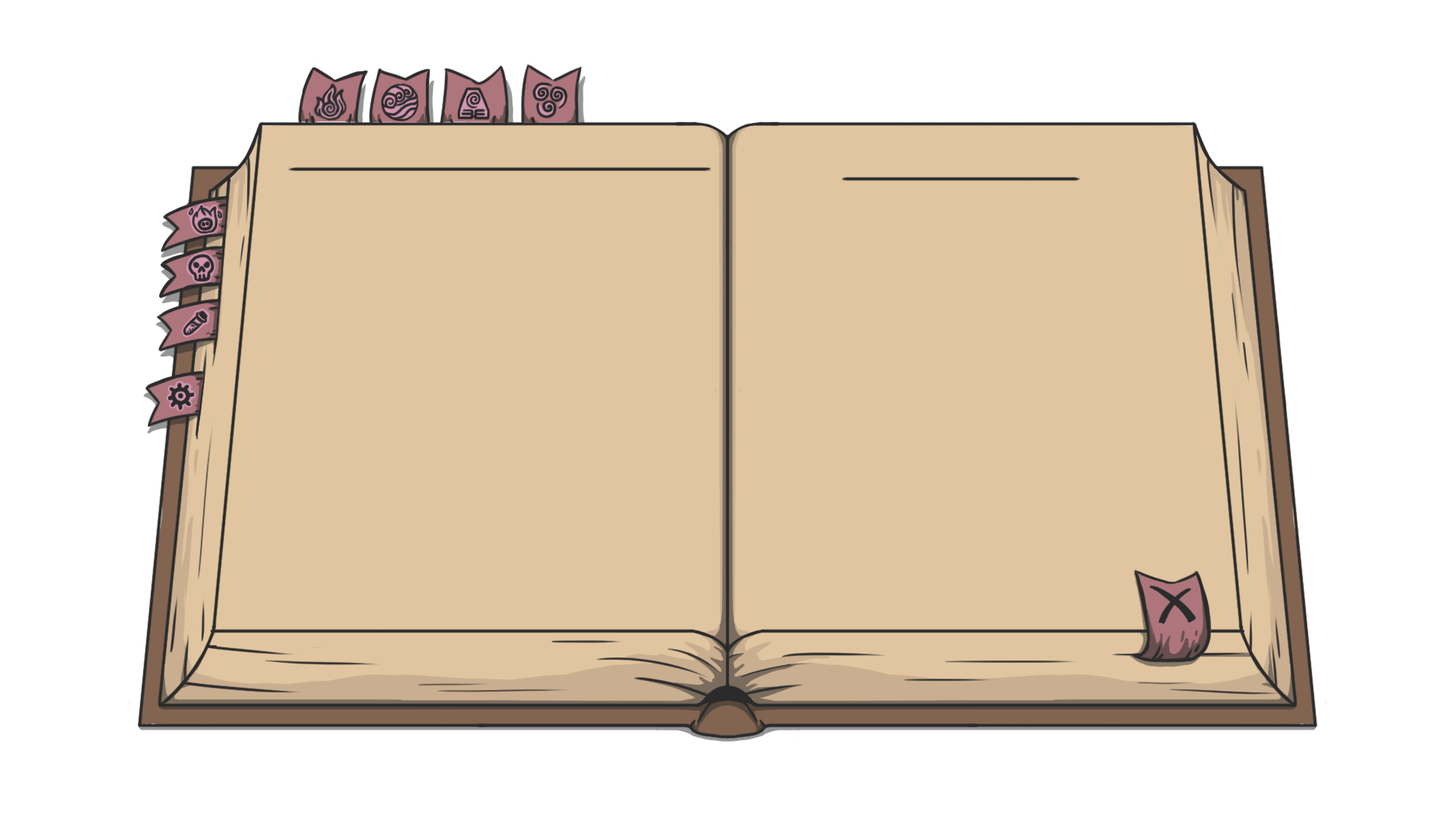
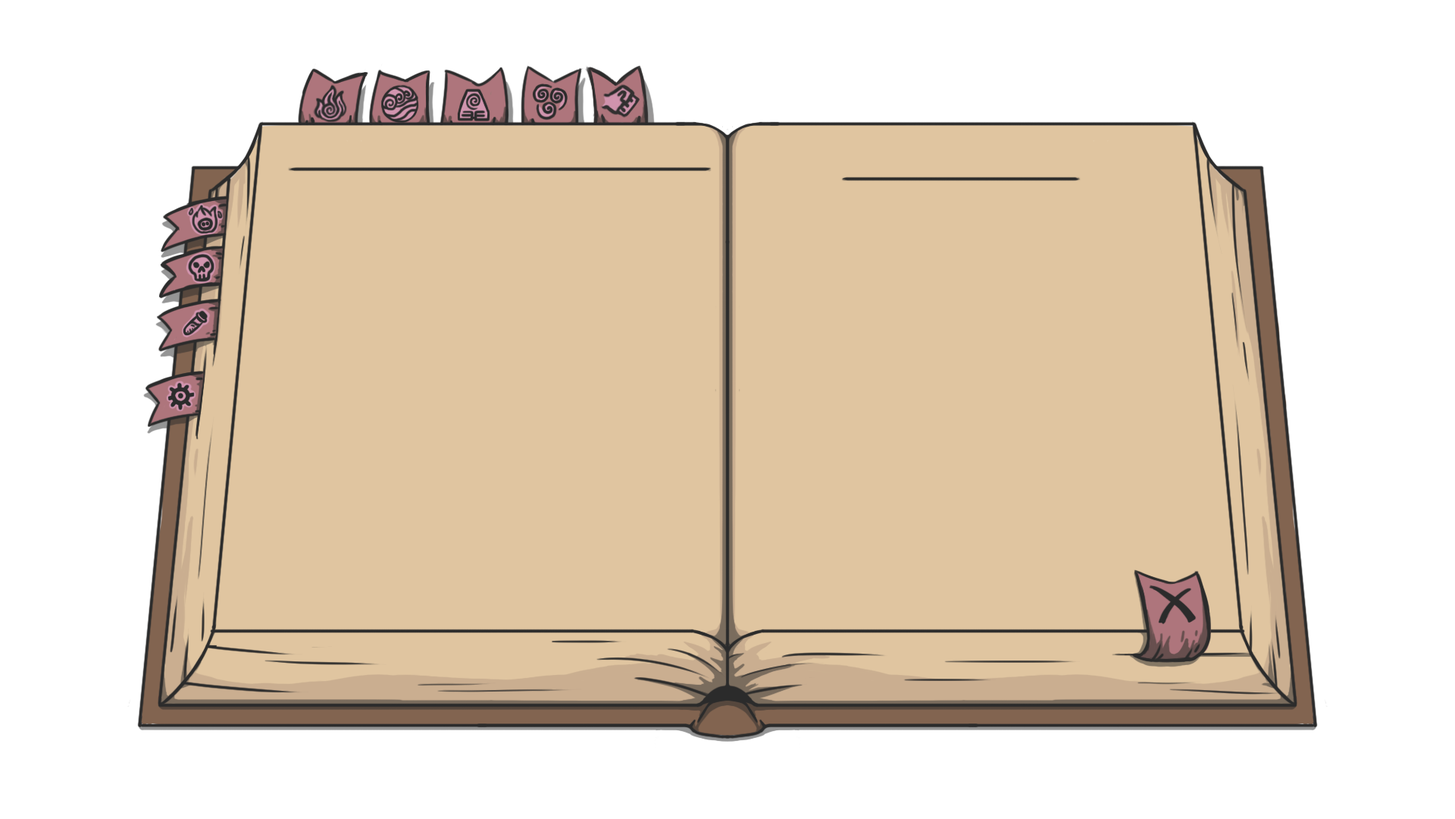
Two versions of the same layered image (1455px x 819px). Layer-by-layer changes:
added layer "Сортировка Физ." above "Сортировка Воздух" over [left=584, top=65, right=655, bottom=126]
moved "Сортировка Воздух" above "Сортировка Земля", painted on it over [left=510, top=60, right=589, bottom=126]
moved "Сортировка Земля" above "Сортировка Вода", painted on it over [left=439, top=65, right=514, bottom=126]
moved "Сортировка Вода" above "Сортировка Огонь", painted on it over [left=369, top=62, right=436, bottom=126]
moved "Сортировка Огонь" above "Фон", painted on it over [left=297, top=61, right=369, bottom=126]
